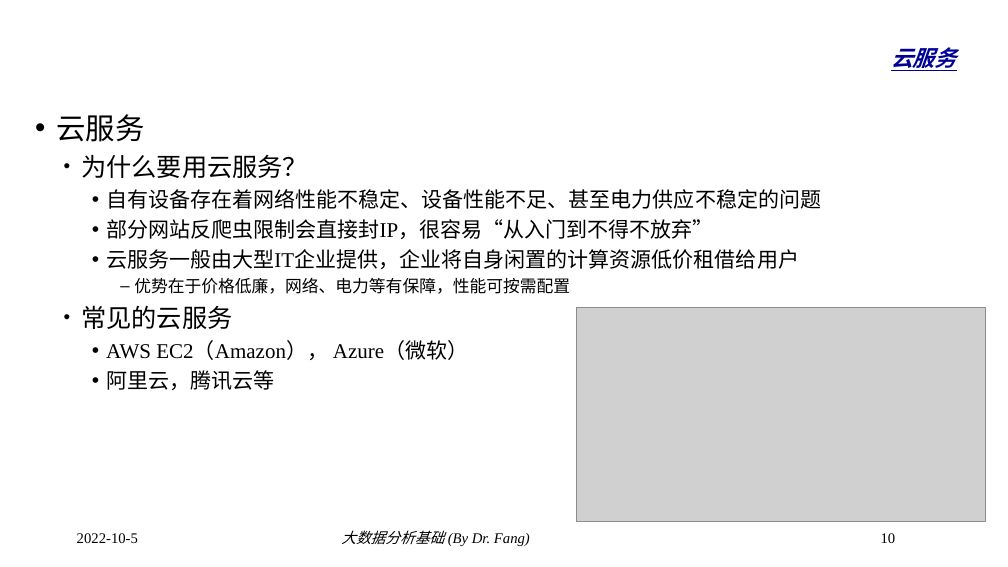
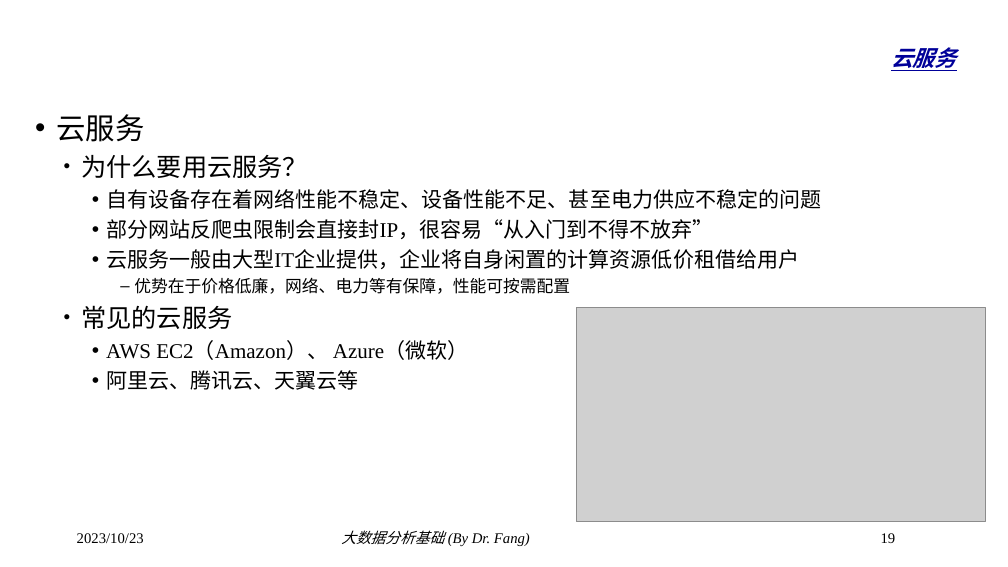
Before and after one commit to dr-fang/BDA, a slide deck: slide 19 of slides/3_PythonCrawler.pptx (slide 10 before the commit). Drawn at 1008x567 pixels with LibreOffice and Linux fonts; fonts in the diff are those of the drawing; grey boxes stand for pictures; background and template pictures are left out. Boxes give left, top, right and bottom in pixels: in the first picture for what was removed or moved away, otherwise in the second. Text is boxed around its words. In the diff, an @@ line names an element or a change of style, - is before the commit and + after.

```diff
--- a/slides/3_PythonCrawler.pptx
+++ b/slides/3_PythonCrawler.pptx
@@ text at (x1=106, y1=342, x2=469, y2=390): text changed @@
-    • AWS EC2（Amazon）， Azure（微软）
-    • 阿里云，腾讯云等
+    • AWS EC2（Amazon）、 Azure（微软）
+    • 阿里云、腾讯云、天翼云等
@@ text at (x1=77, y1=533, x2=144, y2=543): text changed @@
-2022-10-5
+2023/10/23
@@ page number at (x1=881, y1=533, x2=896, y2=543): text changed @@
-10
+19
```
Also in this commit, not shown: 10 other slides changed, 9 slides added.
